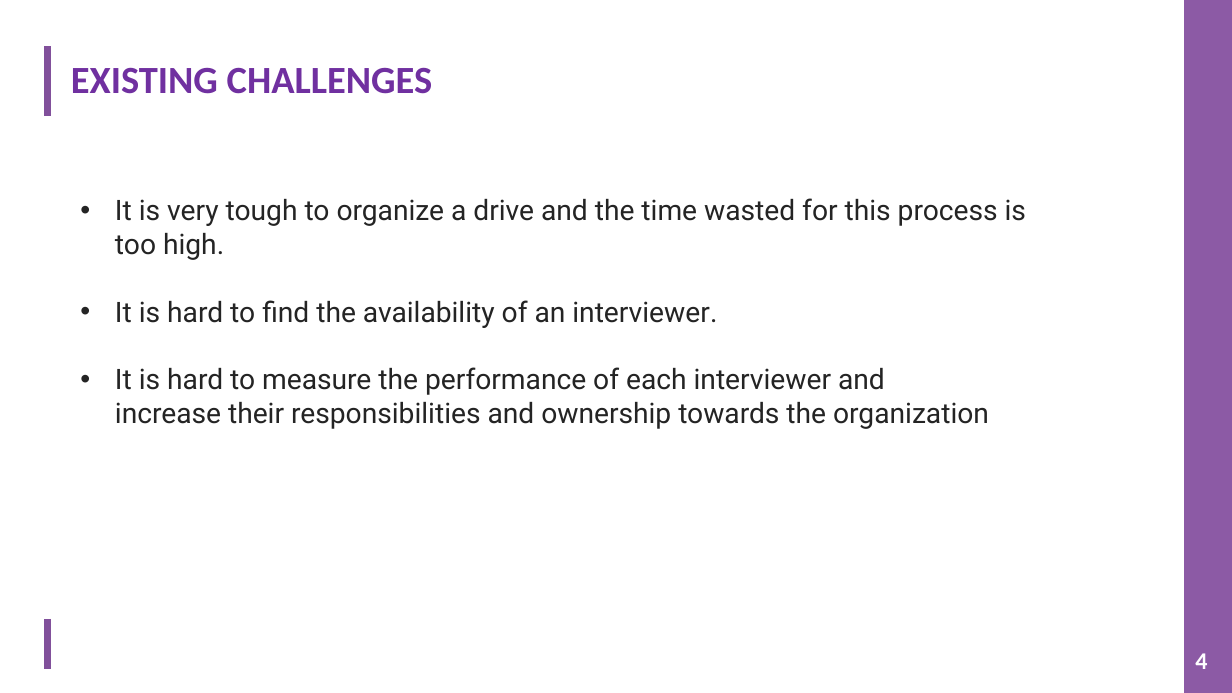
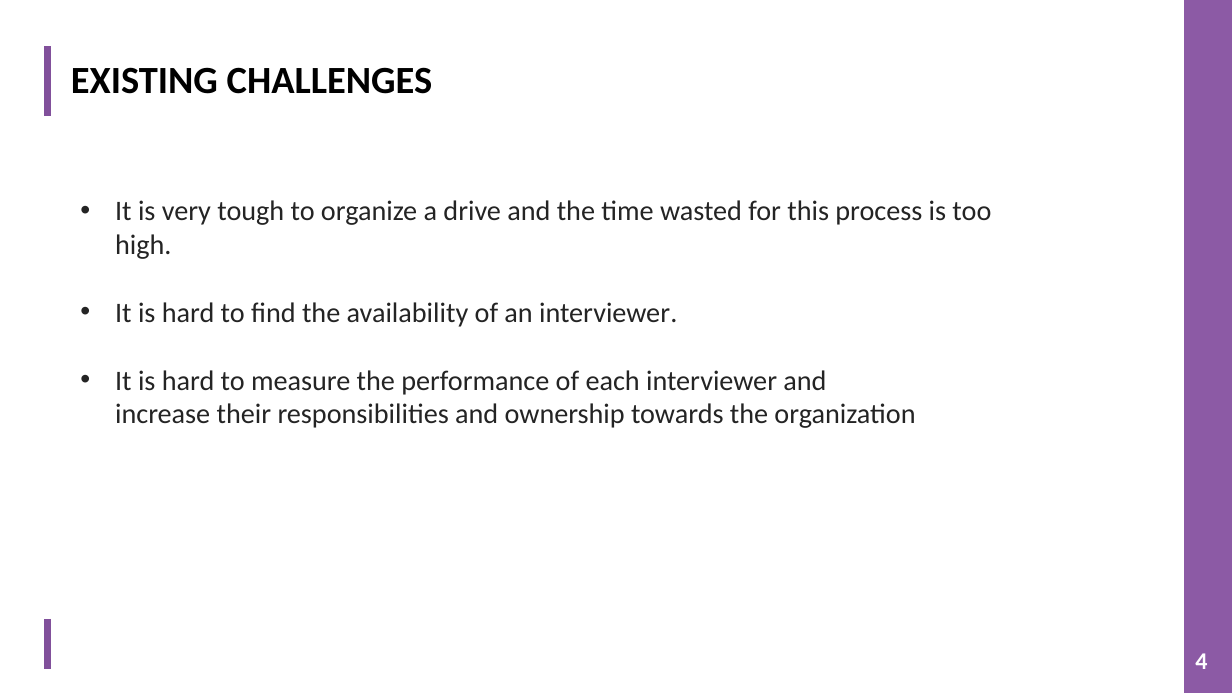
Before and after one commit to TeamAlpha01/Project, a slide deck: slide 4 of Demo PPT/IMS PPT.pptx. Drawn at 1232x693 pixels with LibreOffice and Linux fonts; fonts in the diff are those of the drawing; background and template pictures are left out. Boxes give left, top, right and bottom in pixels: in the first picture for what was removed or moved away, otherwise in the second. Text is boxed around its words. In the diff, an @@ line names an element or a change of style, - is before the commit and + after.

```diff
--- a/Demo PPT/IMS PPT.pptx
+++ b/Demo PPT/IMS PPT.pptx
@@ title "EXISTING CHALLENGES" at <box>71,67,433,94</box>: text colour #7030A0 to #000000 @@
@@ text "It is very tough to ..." at <box>115,200,991,428</box>: font Roboto to Calibri @@
```
Also in this commit, not shown: 8 other slides changed.
